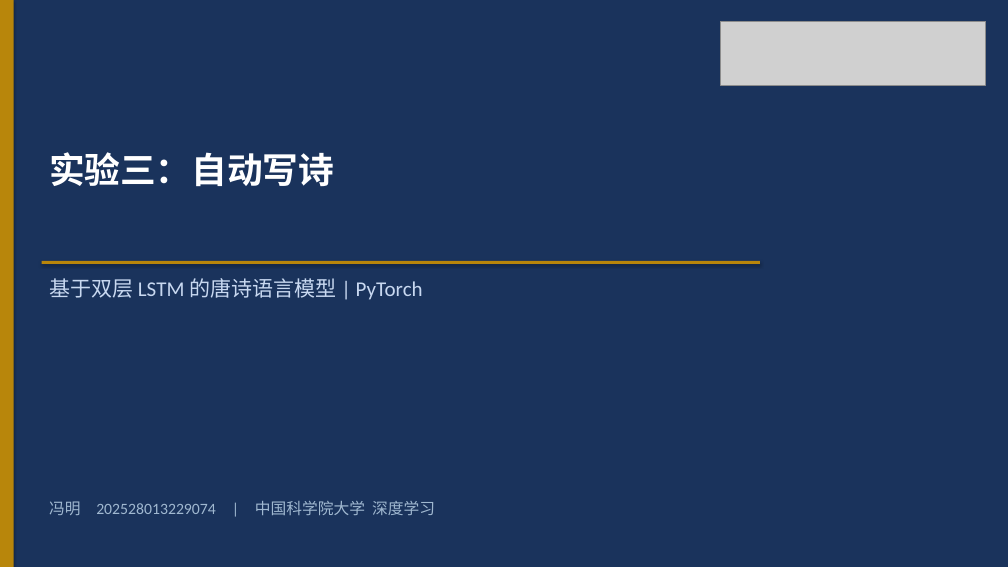
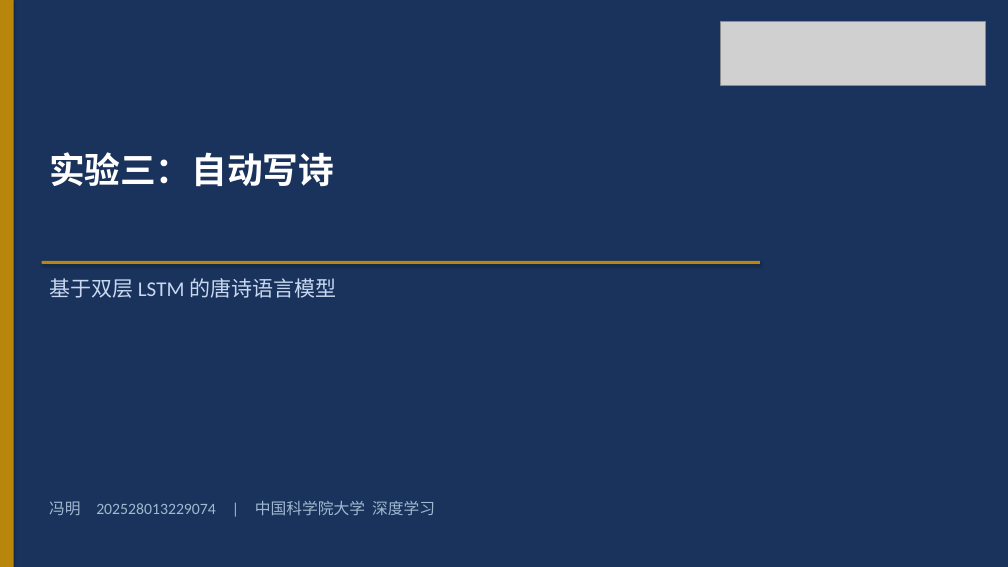
Before and after one commit to WevYang/deep_learning_task, a slide deck: slide 1 of reports/exp3_poetry_lstm.pptx. Drawn at 1008x567 pixels with LibreOffice and Linux fonts; fonts in the diff are those of the drawing; grey boxes stand for pictures. Boxes give left, top, right and bottom in pixels: in the first picture for what was removed or moved away, otherwise in the second. Text is boxed around its words. In the diff, an @@ line names an element or a change of style, - is before the commit and + after.

```diff
--- a/reports/exp3_poetry_lstm.pptx
+++ b/reports/exp3_poetry_lstm.pptx
@@ text at [49, 278, 336, 298]: text changed @@
-基于双层 LSTM 的唐诗语言模型 | PyTorch
+基于双层 LSTM 的唐诗语言模型
```
Also in this commit, not shown: 38 other files.
